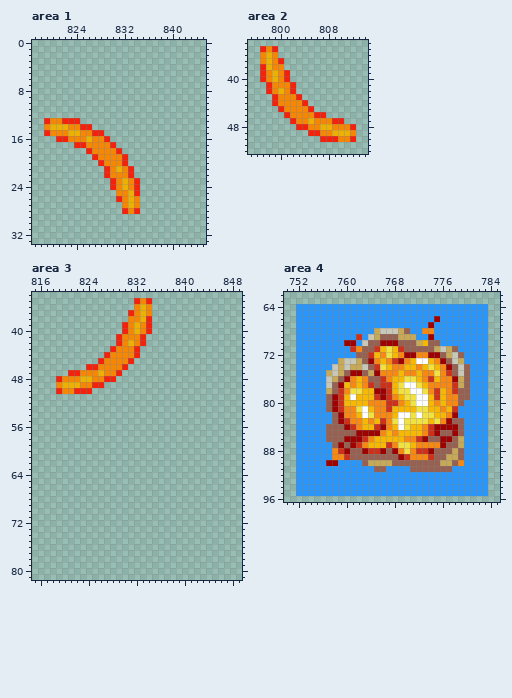
Pixel-art file: gfx/misc.aseprite. Above is the file before it was changed.
1024x512 pixels, 1 frame. Colours within 5 levels of each other are drawn and written as one. Shown: area 1: x 817..845, y 0..33; area 2: x 795..814, y 34..52; area 3: x 815..849, y 34..81; area 4: x 750..785, y 62..96. The commit also changed other parts of the picture, which this record leaves out.
New version:
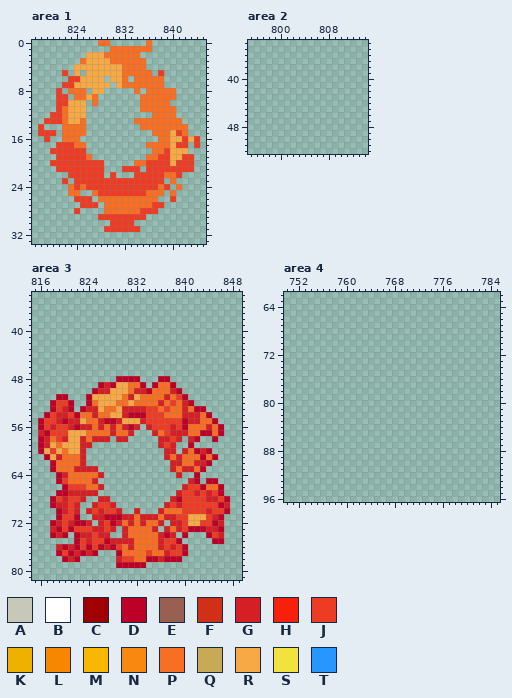
Palette (. is transparent): A #c8c8b8  B #ffffff  C #a00000  D #bd0028  E #976050  F #d03018  G #d61e25  H #f7200b  J #ee3b23  K #eeb100  L #f78600  M #f8b800  N #f88810  P #f86e23  Q #c8a955  R #f7a946  S #f2e240  T #2797ff
What changed:
Changed rows in their new state; - is an unchanged pixel.
Area 1:
first column x 818:
 0 ----------PP------P--------
 1 ------------PPPPPPP--------
 2 --------RRRPPPPPP----------
 3 -------PRRRRPPPPPP---------
 4 ------RRRRRRRRPPPP---------
 5 ----J-R-RRRRRRPPPPP-J------
 6 -----JJRRRR-RRP-PPPPP------
 7 ----JJRRRRRR-RPPPPPPP------
 8 ---J-PPP-RR-----P-PPPPP----
 9 ---JJ-PPRP-------PPPPPP----
10 ---JJRRR-P-------PPPPP-----
11 ---JPRRR---------PPPPPP----
12 --JJPRRR-----------PPPP----
13 -JJJPRRP--------PPPPPPPP---
14 J...PPPP.--------PPPPPPPP--
15 JJJ.PPPP...--------PPPRJP--
16 -J-.PPP.....--------PPRRJRJ
17 ---JJJPP.....-----PPPPRJJ-J
18 --JJJJJJ......-----PPJRRR--
19 ---JJJJJP......---PPJJRRJJ-
20 --JJJJJJJJJ....-PPJJJJRJJJ-
21 ---JJJJJJJJ...JJJ-JJJJJJJJ-
22 -----JJJJJJ.J...JJJJJPPJ---
23 ----J-JJJJJJJJJJJJJJJ-P----
24 -----PJPJJJJJJJJJJJJPJ-P---
25 -----PP--PJJJJJJJJPPP-P----
26 ------JJJ-PPPPPPPPPP--J----
27 -------JJJ-PPPPPPPPJJ------
28 ------J----PPPPPPJJJ-------
29 ----------JJJJJJJJ---------
30 ------------JJJJ-----------
31 -----------JJJJJJ----------
Area 2:
first column x 797:
35 ...-------------
36 ...-------------
37 ....------------
38 ....------------
39 .....-----------
40 .....-----------
41 -.....----------
42 -.....----------
43 --.....---------
44 --......--------
45 ---......-------
46 ----.......-----
47 -----.........--
48 ------..........
49 --------........
50 ----------......
Area 3:
first column x 816:
35 ----------------...-------------
36 ----------------...-------------
37 ---------------....-------------
38 ---------------....-------------
39 --------------.....-------------
40 --------------.....-------------
41 -------------.....--------------
42 -------------.....--------------
43 ------------.....---------------
44 -----------......---------------
45 ----------......----------------
46 --------.......-----------------
47 -----.........------------------
48 ---..........DDDD---DD----------
49 ---.......DGDRRPPD-DPPD---------
50 ---......DGGRRRPGGDPPPGD--------
51 ---DD---DRRRRRPGRPPPPGPJD-------
52 --DJJD--DPRRRPPRPPPPGPJPGD------
53 --DJGD-DGGRPPRGGGGJJPJPPGPDD----
54 -DJGGJDPPGPPRRGDDDJJJPPPGGGPD---
55 DJJGDGGRPPGDDGRRRGJJJJJJDGGPPD--
56 DJGJJGDGGPGPGPGDG-GJJJGJDPPPGPD-
57 GDJJJRRRPPPPGPPG---GPJGGGPPDDPD-
58 DGPJGRRGPGGG-GG-----GGJG-GD--D--
59 DGRPRRRGG-----------GJG--D------
60 DRJRPRRG-------------GG-GPDGD---
61 -DRGPPPG-------------GPGPPPDPD--
62 --DPPPPG--------------GGPPGGD---
63 --DPPPGGGG------------GPGGPD----
64 ---DGPPPPPG------------G--D-----
65 ---DJPPPPG---------------GD-DD--
66 ----DJJJPPG-------------GJJDPPD-
67 ---DDGGGGG-------------GJJGJGJD-
68 --DJGJJG--GG----------GDJJJJGGJD
69 --DGGJG--GJJG--------GJGJJJJJJDG
70 ---DGJG-GJGJJG--G---GPPPJJJJGJJD
71 ---DJJD--GGDDDGGPGGGPGGJJRRRJGD-
72 --DGJGDDG-GJDGPGPGPPG-GGJRRJJDG-
73 --GDJDJJJGGJG-GPPPPG-GPGJDDDGGD-
74 --DGD-DGGJGG--GPPPPPGDG-D---DJG-
75 ------DJGJJDGGGGPPPPGJJD-----DD-
76 ---GDGDJDJDGDJPGPPPPGJGJD-------
77 ---DJDGDGD---DPPPPJPPGJJD-------
78 ----DGD------GJJPPDDGDDD--------
79 -------------DDDDD--------------
Area 4:
first column x 752:
64 ................................
65 ................................
66 ................................
67 ................................
68 ................................
69 ................................
70 ................................
71 ................................
72 ................................
73 ................................
74 ................................
75 ................................
76 ................................
77 ................................
78 ................................
79 ................................
80 ................................
81 ................................
82 ................................
83 ................................
84 ................................
85 ................................
86 ................................
87 ................................
88 ................................
89 ................................
90 ................................
91 ................................
92 ................................
93 ................................
94 ................................
95 ................................
